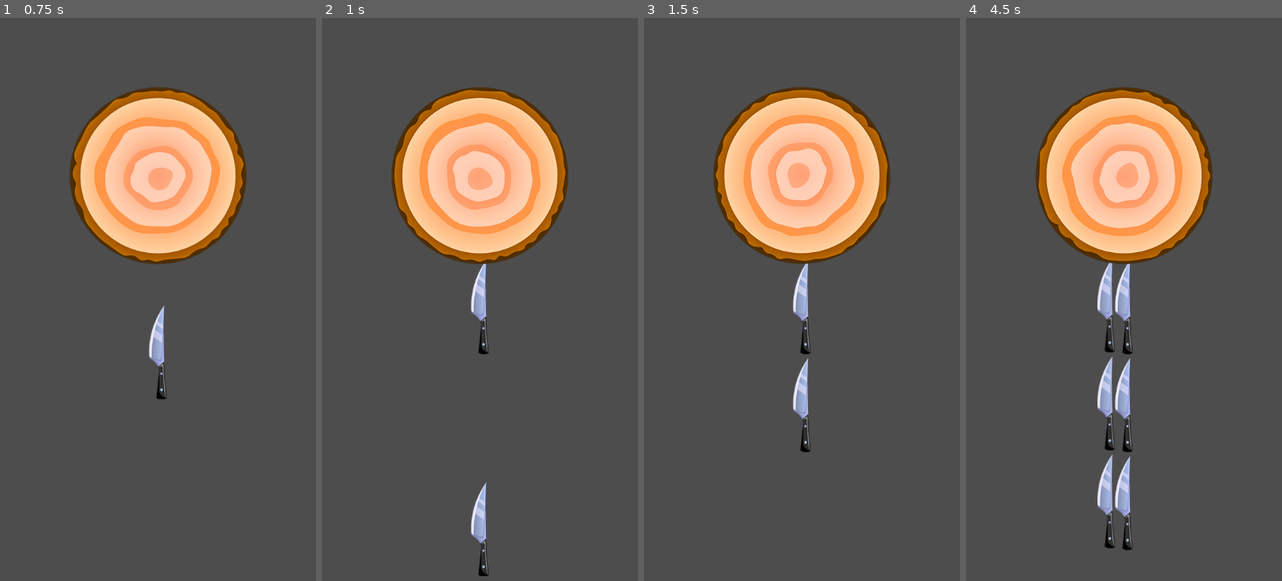
Above: before the commit, frames 1-4 (left to right).
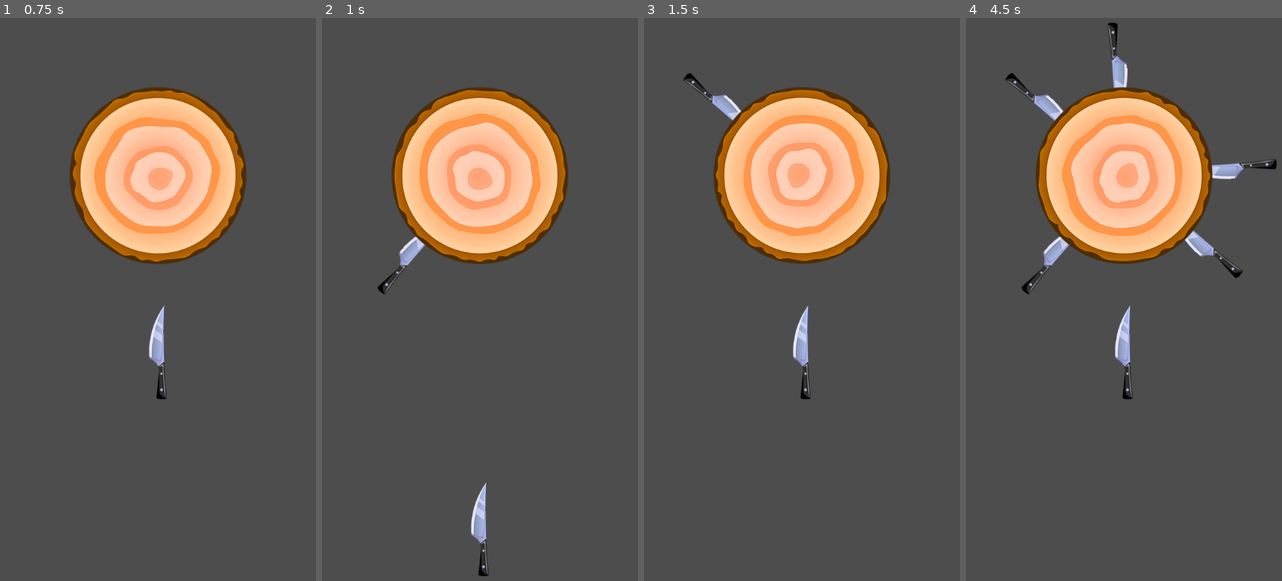
Above: after the commit, the same moments.

Repository: 1Magz1/Godot-Mobile-Game
Game: Godot game, scene res://scenes/game/game.tscn
Two runs of this game, one before a commit and one after it. Both use one fixed random seed, a clock stepped at 60 frames per second and the inputs below.
Inputs (mouse positions are in pixels of both pictures, inside the frame that each line leads up to):
- Up to frame 1 (0.75 s): move the mouse to (252, 260) at 0.52 s; click (252, 260) at 0.67 s
- Up to frame 2 (1 s): no input
- Up to frame 3 (1.5 s): move the mouse to (716, 327) at 1.27 s; click (716, 327) at 1.42 s
- Up to frame 4 (4.5 s): move the mouse to (1165, 153) at 2.02 s; click (1165, 153) at 2.17 s; move the mouse to (1101, 423) at 2.77 s; click (1101, 423) at 2.92 s; move the mouse to (1250, 389) at 3.52 s; click (1250, 389) at 3.67 s; move the mouse to (997, 198) at 4.27 s; click (997, 198) at 4.42 s

Frame 1 is identical in both runs. In frame 2, 0.8% of the frame differs, in the area x 17-53%, y 38-60%; in frame 3, 1.5%; in frame 4, 4.9%, in the area x 12-99%, y 0-95%.

Commit message:
main
add_knife_to_target

Diff:
--- a/elements/knife/knife.gd
+++ b/elements/knife/knife.gd
@@ -6,7 +6,23 @@
 
 func _physics_process(delta: float):
 	if is_flying:
-		move_and_collide(Vector2.UP * SPEED * delta)
+		var collision = move_and_collide(Vector2.UP * SPEED * delta)
+		handle_collision(collision)
 
 func throw():
 	is_flying = true
+
+func handle_collision(collision: KinematicCollision2D):
+	if collision == null: return
+
+	var collider := collision.get_collider()
+
+	if collider is Target:
+		add_knife_to_target(collider)
+		is_flying = false
+
+func add_knife_to_target(target: Target):
+	get_parent().remove_child(self)
+	global_position = target.KNIFE_POSITION
+	rotation = 0
+	target.add_object_with_pivot(self, -target.rotation)
--- a/elements/knife/knife.tscn
+++ b/elements/knife/knife.tscn
@@ -8,7 +8,7 @@
 height = 166.0
 
 [node name="Knife" type="CharacterBody2D"]
-collision_layer = 3
+collision_layer = 2
 collision_mask = 14
 script = ExtResource("1_lkrn2")
 
--- a/elements/targets/target/target.gd
+++ b/elements/targets/target/target.gd
@@ -1,6 +1,16 @@
 extends CharacterBody2D
+class_name Target
 
-var speed := PI
+const SPEED := PI
+const KNIFE_POSITION := Vector2(0, 180)
+
+@onready var item_container := $ItemsContainer
 
 func _physics_process(delta: float):
-	rotation += speed * delta
+	rotation += SPEED * delta
+
+func add_object_with_pivot(object: Node2D, object_rotation: float):
+	var pivot := Node2D.new()
+	pivot.rotation = object_rotation
+	pivot.add_child(object)
+	item_container.add_child(pivot)
--- a/elements/targets/target/target.tscn
+++ b/elements/targets/target/target.tscn
@@ -16,3 +16,6 @@
 
 [node name="Collision" type="CollisionShape2D" parent="."]
 shape = SubResource("CircleShape2D_jnocb")
+
+[node name="ItemsContainer" type="Node2D" parent="."]
+show_behind_parent = true
